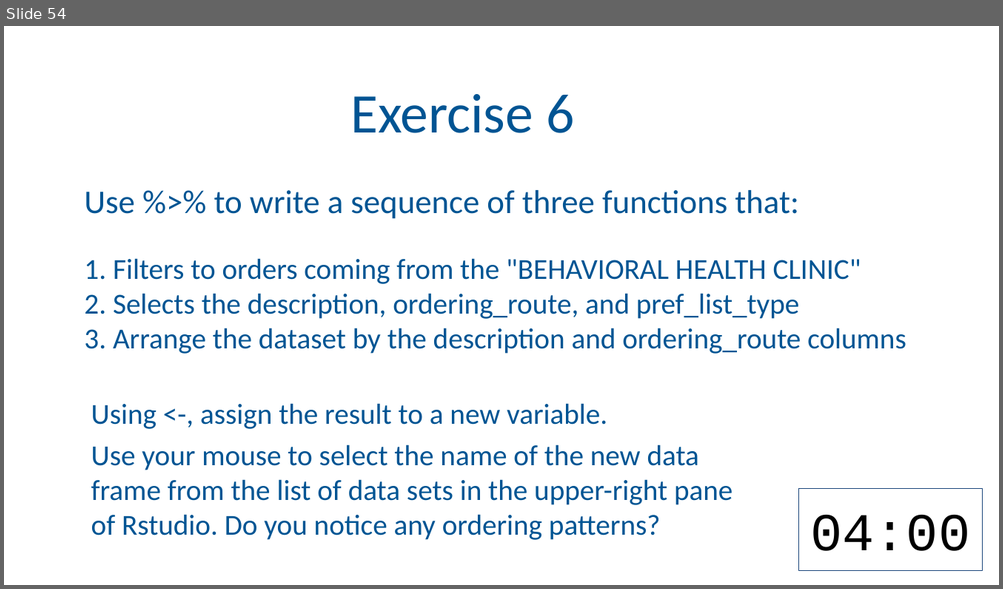
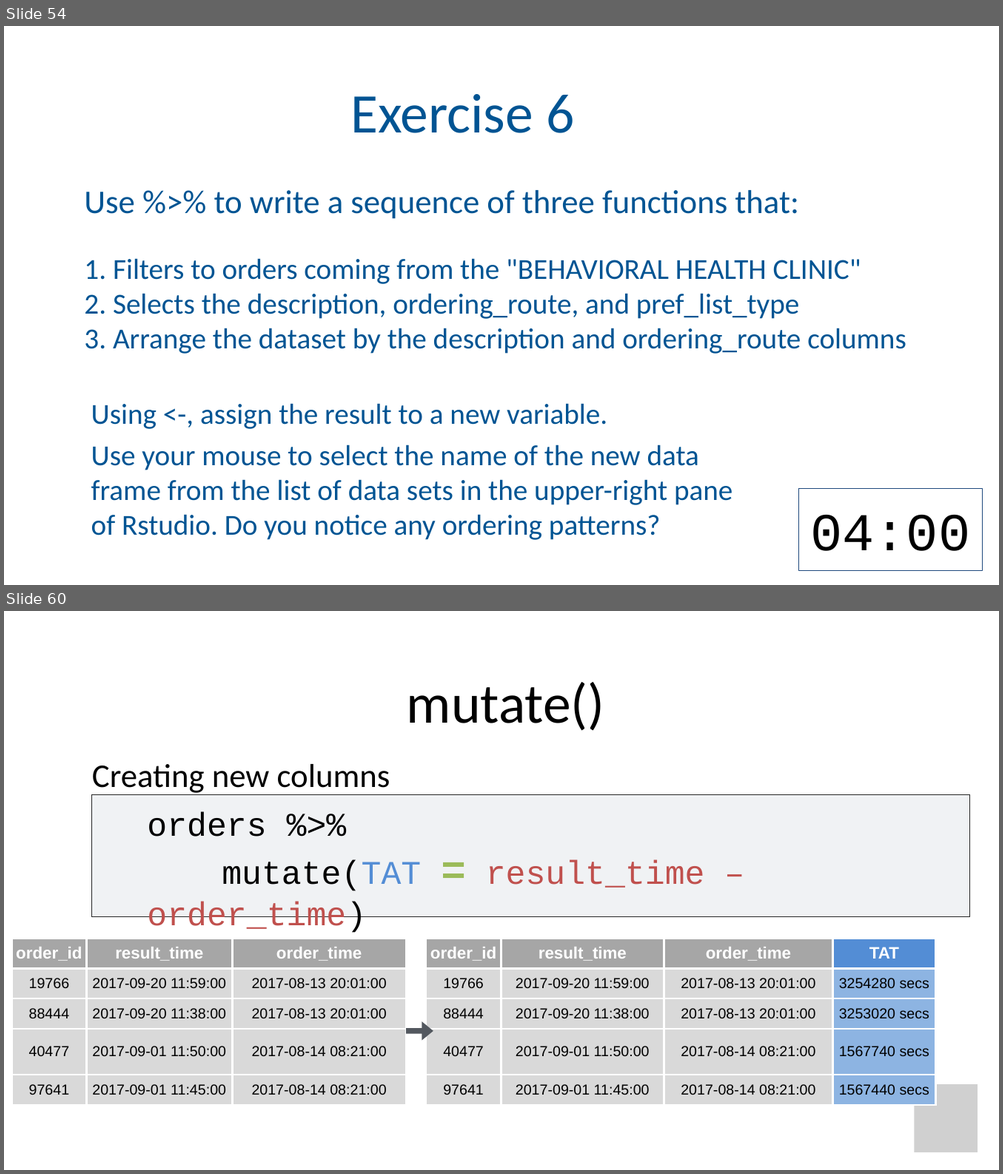
Before and after one commit to amromeo/api_r2020, a slide deck: 03 - Transform.pptx. Shown one above the other, each under a label of ours: slide 54 before the commit, slides 54 and 60 after it; the slides between them are not shown. The pictures are 1003x589 and 1003x1174 pixels, drawn with LibreOffice and Linux fonts; fonts in the diff are those of the drawing; grey boxes stand for pictures; background and template pictures are left out. Boxes give left, top, right and bottom in pixels: in the first picture for what was removed or moved away, otherwise in the second. Text is boxed around its words. In the diff, an @@ line names an element or a change of style, - is before the commit and + after.

Commit message:
->mutate

```diff
--- a/03 - Transform.pptx
+++ b/03 - Transform.pptx
@@ slide 60 added at <box>4,611,999,1170</box>, background #FFFFFF @@
@@ title added at <box>407,682,605,731</box>, 54 pt, text #000000 @@
+mutate()
@@ text added at <box>92,764,390,795</box>, 32 pt, text #000000 @@
+Creating new columns
@@ freeform shape added at <box>91,795,970,917</box>, fill #F0F2F4, outline #262626 0.75 pt @@
@@ text added at <box>147,813,705,933</box>, 32 pt, text #C0504D @@
+orders %>%
+mutate(TAT = result_time – order_time)
@@ table added at <box>11,939,405,1105</box>, 5 rows, 3 columns @@
+order_id | result_time | order_time
+19766 | 2017-09-20 11:59:00 | 2017-08-13 20:01:00
+88444 | 2017-09-20 11:38:00 | 2017-08-13 20:01:00
+40477 | 2017-09-01 11:50:00 | 2017-08-14 08:21:00
+97641 | 2017-09-01 11:45:00 | 2017-08-14 08:21:00
@@ table added at <box>426,939,934,1105</box>, 5 rows, 4 columns @@
+order_id | result_time | order_time | TAT
+19766 | 2017-09-20 11:59:00 | 2017-08-13 20:01:00 | 3254280 secs
+88444 | 2017-09-20 11:38:00 | 2017-08-13 20:01:00 | 3253020 secs
+40477 | 2017-09-01 11:50:00 | 2017-08-14 08:21:00 | 1567740 secs
+97641 | 2017-09-01 11:45:00 | 2017-08-14 08:21:00 | 1567440 secs
@@ freeform shape added at <box>406,1022,433,1041</box>, fill #53585F @@
@@ picture added at <box>914,1085,978,1153</box> @@
```
Also in this commit, not shown: 1 slide changed, 9 other slides added.
